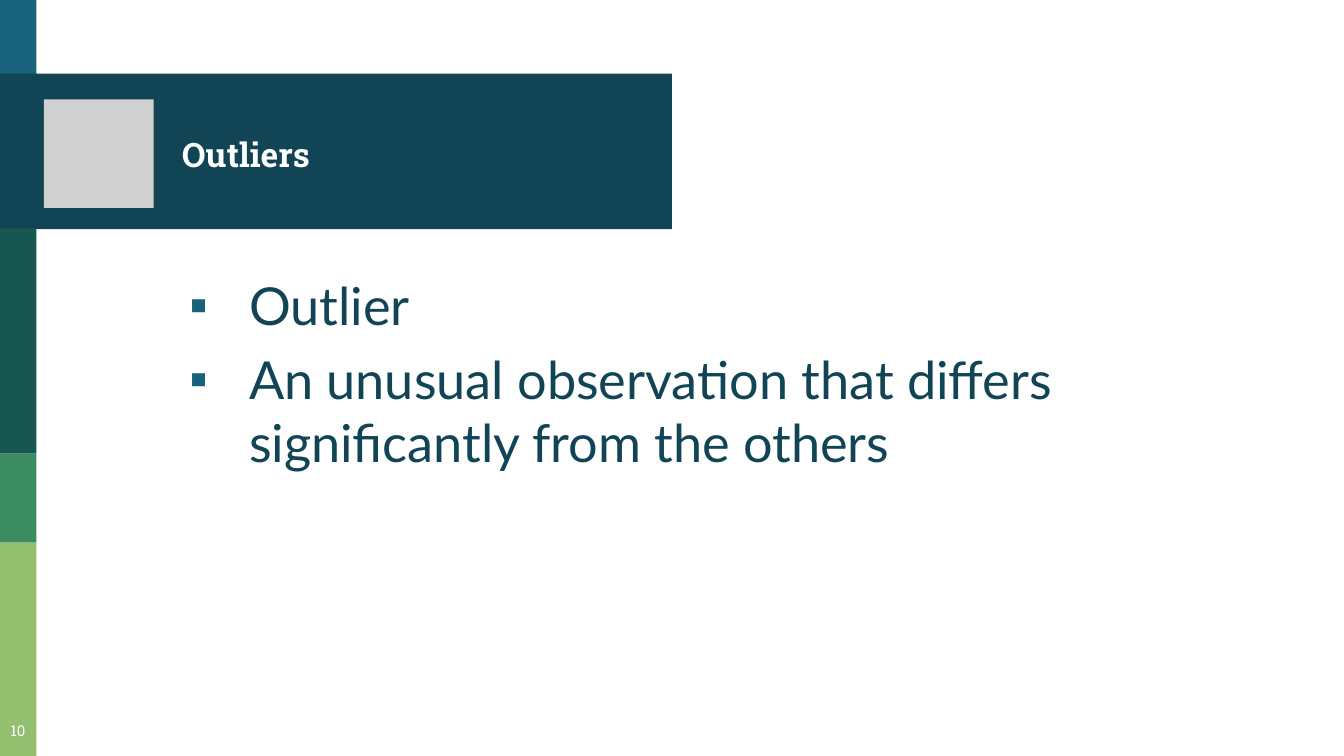
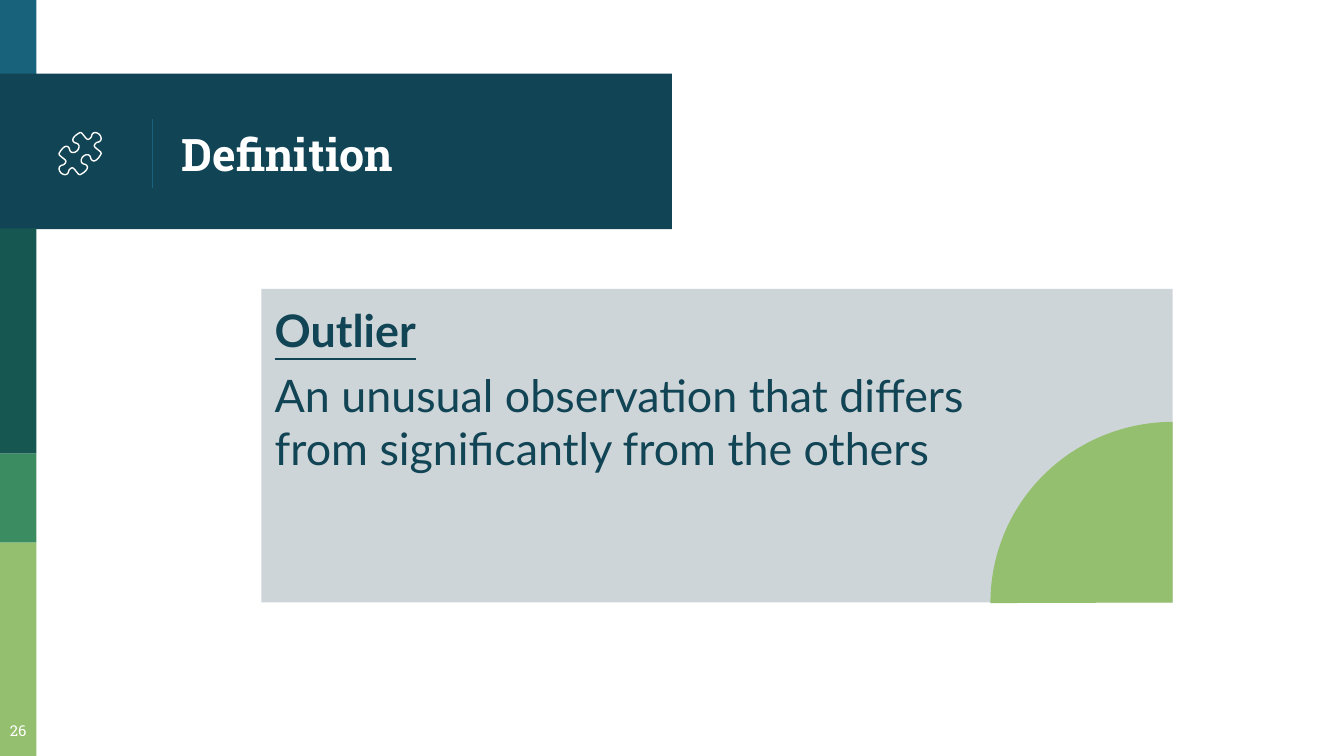
Before and after one commit to asphodelian/Math-760, a slide deck: slide 26 of Presentation/Ch4.6-4.8/M760 Ch4.6-Ch4.8.pptx (slide 10 before the commit). Drawn at 1344x756 pixels with LibreOffice and Linux fonts; fonts in the diff are those of the drawing; grey boxes stand for pictures. Boxes give left, top, right and bottom in pixels: in the first picture for what was removed or moved away, otherwise in the second. Text is boxed around its words. In the diff, an @@ line names an element or a change of style, - is before the commit and + after.

Commit message:
Updated presentation

```diff
--- a/Presentation/Ch4.6-4.8/M760 Ch4.6-Ch4.8.pptx
+++ b/Presentation/Ch4.6-4.8/M760 Ch4.6-Ch4.8.pptx
@@ picture removed at box(44, 99, 155, 208) @@
@@ freeform shape added at box(59, 133, 101, 175), outline #FFFFFF 0.75 pt @@
@@ line added from (152, 120) to (152, 188), #18637B 0.75 pt @@
@@ title at box(182, 136, 393, 172): text changed; size 18 to 24 pt @@
-Outliers
+Definition
@@ rectangle "Outlier": place and size @@
-rectangle "Outlier" at box(249, 286, 1052, 472)
+rectangle "Outlier" at box(261, 289, 1172, 602)
@@ rectangle "Outlier" at box(261, 289, 1172, 602): fill none to #CED5D8 @@
@@ text in rectangle at box(275, 313, 416, 348): size 28 to 24 pt, bold on, underline on in "Outlier"; bullet ▪ to none; less space between paragraphs @@
@@ text in rectangle at box(275, 379, 963, 473): text changed; size 28 to 24 pt @@
-▪ An unusual observation that differs significantly from the others
+An unusual observation that differs from significantly from the others
@@ pie slice (boxed as its full ellipse) added at box(991, 422, 1344, 756), fill #94BF6E @@
@@ page number at box(10, 725, 27, 736): text changed @@
-10
+26
```
Also in this commit, not shown: 5 other slides changed, 30 slides added, 24 slides removed.
